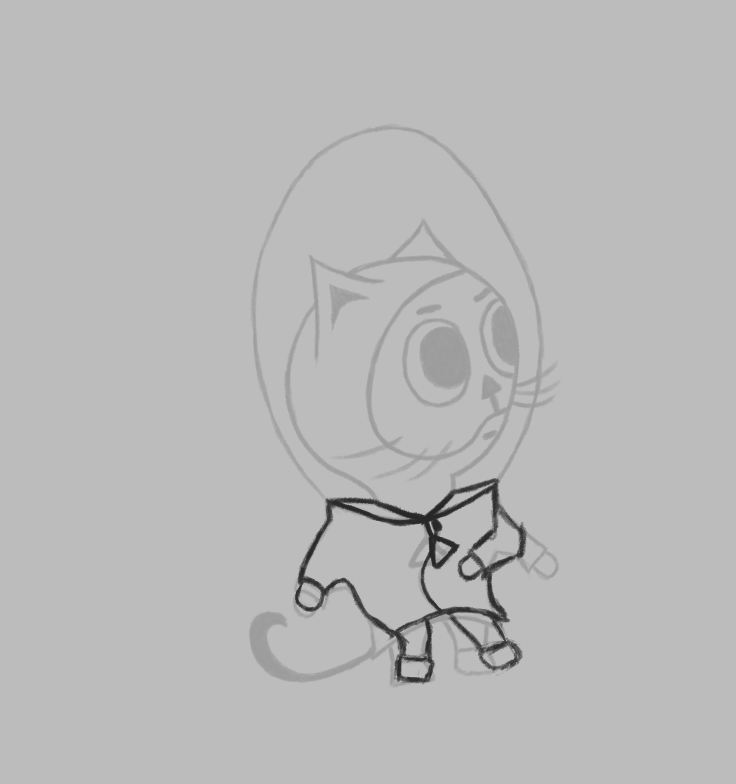
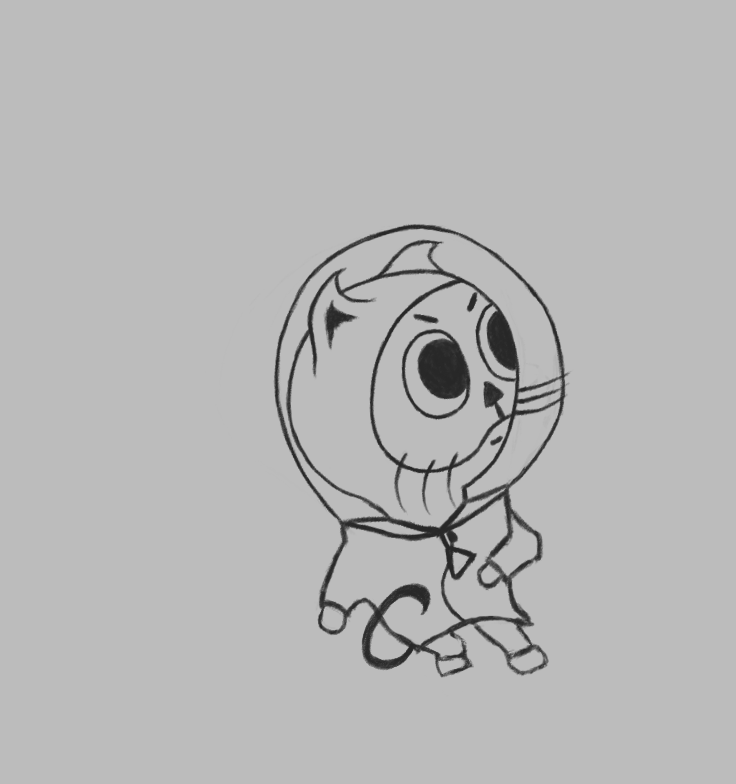
Revision of a layered (736, 784) image; what changed, layer by layer:
added group "Stopping" with 2 layers above "Idle copy 2" over [249,223,573,688]
added layer "Layer 21" in group "Stopping" over [361,582,432,671]
moved "Layer 20" into group "Stopping", painted on it over [249,223,573,688]
hid "Idle copy 2" over [249,123,565,688]
